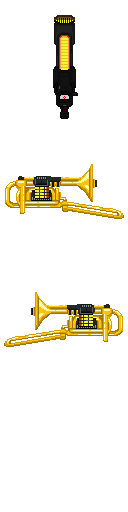
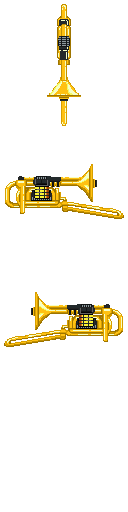
The second w=128, h=512 image is a revision of the first. Changes to its layers:
renamed "p90Updown" to "music instrucment gun top view", painted on it over [left=47, top=4, right=81, bottom=126]
